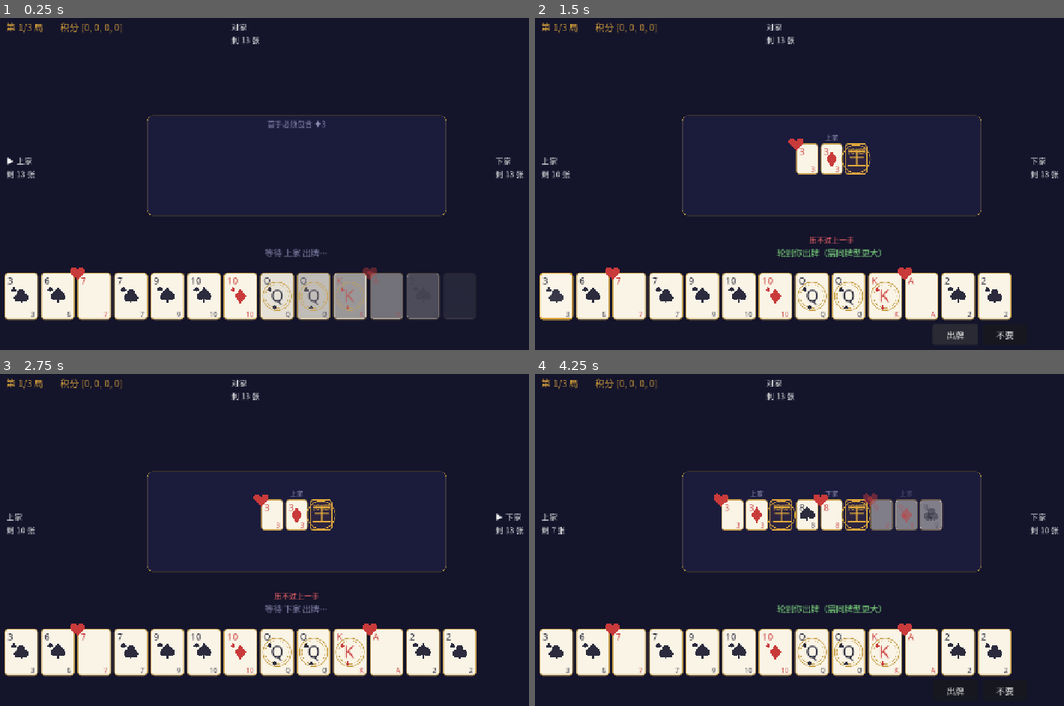
Above: before the commit, frames 1-4 (two rows, left to right).
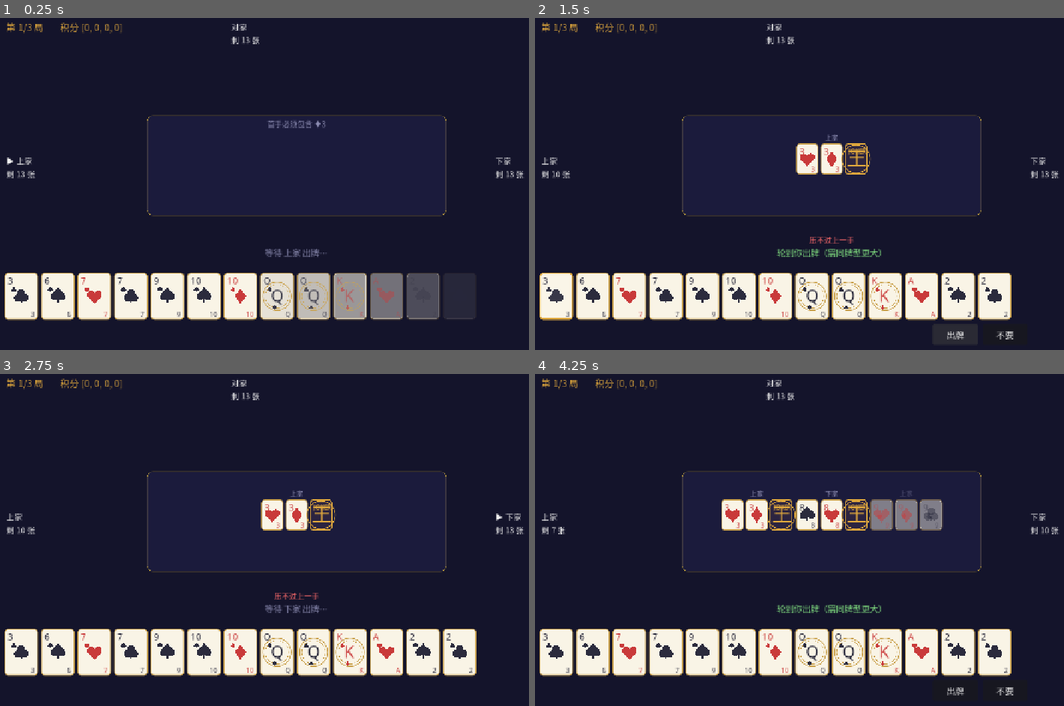
Above: after the commit, the same moments.

Repository: under328/tycoon
Game: Godot game, scene res://src/client/main.tscn
The game is run twice, just before and just after one commit, with the same random seed, the same clock (stepped at 60 frames per second) and the same inputs.
Inputs (mouse positions are in pixels of both pictures, inside the frame that each line leads up to):
- Up to frame 1 (0.25 s): no input
- Up to frame 2 (1.5 s): move the mouse to (556, 296) at 0.52 s; click (556, 296) at 0.67 s; click "出牌" at 1.25 s
- Up to frame 3 (2.75 s): click "不要" at 2 s
- Up to frame 4 (4.25 s): tap Enter at 2.75 s; move the mouse to (804, 513) at 2.77 s; click (804, 513) at 2.92 s; move the mouse to (767, 513) at 3.52 s; click (767, 513) at 3.67 s

The runs differ from the first frame. In frame 1, 0.3% of the frame differs, in the area x 13-75%, y 75-87%; in frame 2, 0.4%; in frame 3, 0.4%; in frame 4, 0.7%, in the area x 13-75%, y 35-87%.

Commit message:
fix(视觉): 红桃花色多边形未平移至牌位 + Windows 实机视觉验证
- card_view._draw_heart 心形围绕原点生成后未平移, 全部红桃被画在牌角裁切
  (黑桃/方块/梅花均正确); 修复后四花色渲染全部正确
- 用桌面自动化对发布产物做实机视觉验证: 完整交互对局(选牌→出牌→AI跟牌→
  清桌→再轮转), 卡面/中文UI/桌面动画/HUD 全部正确
- 实机截图存 docs/screenshots/windows_table.png
- 冒烟零脚本错误; 单测套件不受 UI 改动影响仍全绿

Diff:
--- a/src/client/ui/card_view.gd
+++ b/src/client/ui/card_view.gd
@@ -137,7 +137,10 @@
 
 
 func _draw_heart(pos: Vector2, r: float, ink: Color) -> void:
-	draw_colored_polygon(_heart_points(r), ink)
+	var moved := PackedVector2Array()
+	for p in _heart_points(r):
+		moved.append(pos + p)  # 心形多边形围绕原点生成, 必须平移到目标位置
+	draw_colored_polygon(moved, ink)
 
 
 func _draw_spade(pos: Vector2, r: float, ink: Color) -> void:
Binary file added: docs/screenshots/windows_table.png
Not shown, changed: docs/开发计划.md
